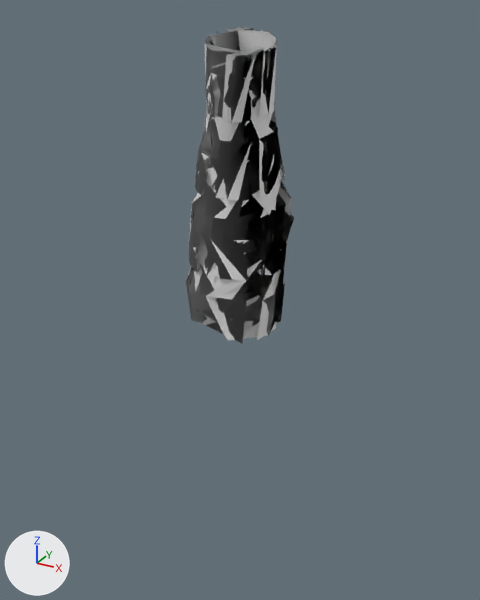
A saved change to the OBJ model assets/models/Course1.009.obj.
Rendered twice from a 50 mm lens placed at (3007.0, -5463.0, 1555.0), pointed at (-102.0, 189.0, -1271.0). The axes (+X, +Y, +Z) are drawn at lower left. The lights are the same throughout. Where no turn or scale is listed for an object, it has been applied to the vertices.

Names of what the first picture shows: 'Course1.009'.
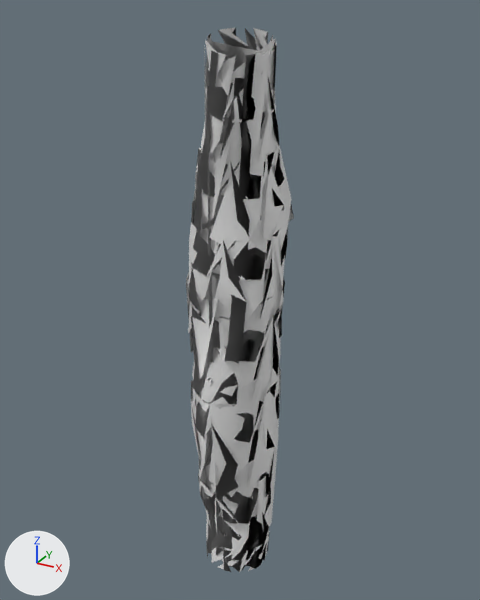
The newer file is also turned or shifted as a whole; pictures and numbers use the older file's frame.

The change, as JSON lines over the scene's bpy script:
```json
{"block": "me_course1_009", "where": "# used by ob_course1_009; location = (0.0, 0.0, 0.0)"}
{"op": "remove", "block": "me_course1_009", "code": "me_course1_009.from_pydata(...)  # 359 vertices, 666 faces; spans x -590.0..449.0, y -556.0..642.0, z -1434.0..1401.0"}
{"op": "add", "block": "me_course1_009", "code": "me_course1_009.from_pydata(...)  # 695 vertices, 1332 faces; spans x -597.0..449.0, y -562.0..642.0, z -4596.0..1401.0"}
{"block": "me_course1_009", "change": "me_course1_009 part 1: 336 vertices added at x -597.0..381.0, y -562.0..616.0, z -4596.0..-1392.0"}
```

Where the change shows, as pixel boxes (x1, y1, x2, y2) in the pictures (480 x 600 px):
```json
{"object": "Course1.009", "change": "reshaped", "before": [186, 27, 294, 343], "after": [186, 27, 294, 572], "on screen": "72% taller"}
{"part": 1, "of": "me_course1_009", "change": "added", "after": [186, 46, 282, 572]}
```
